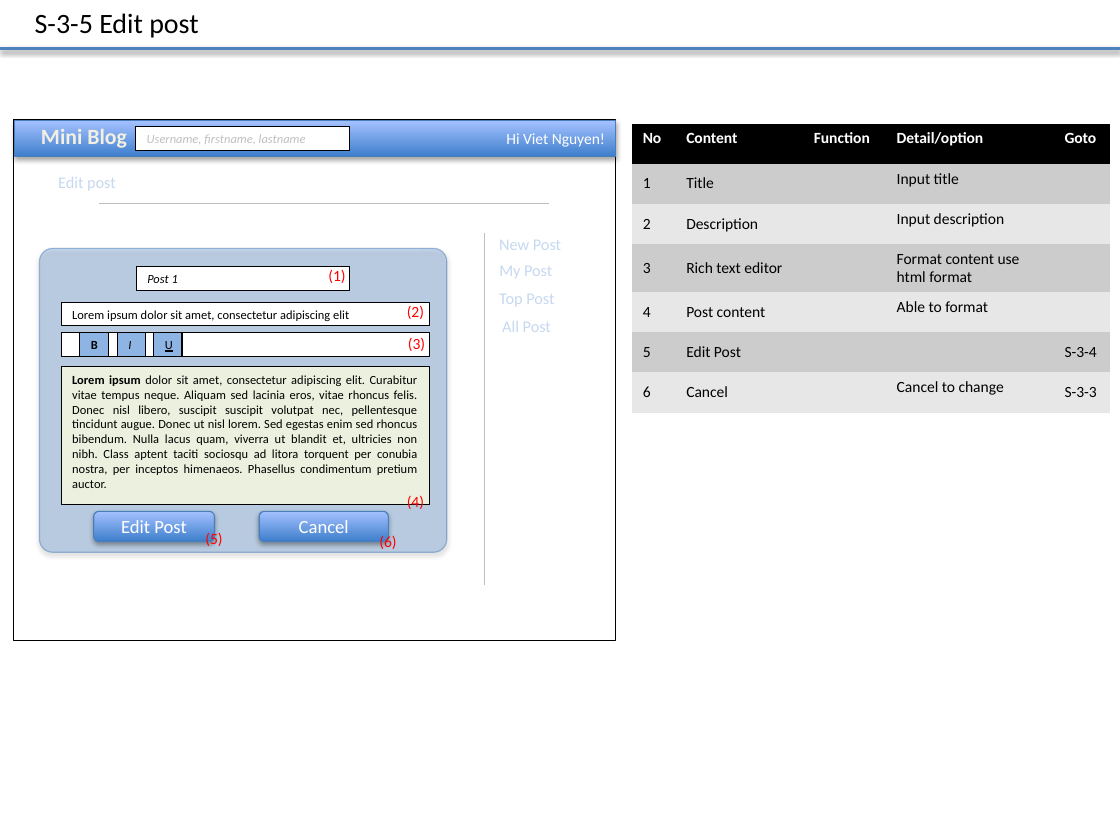
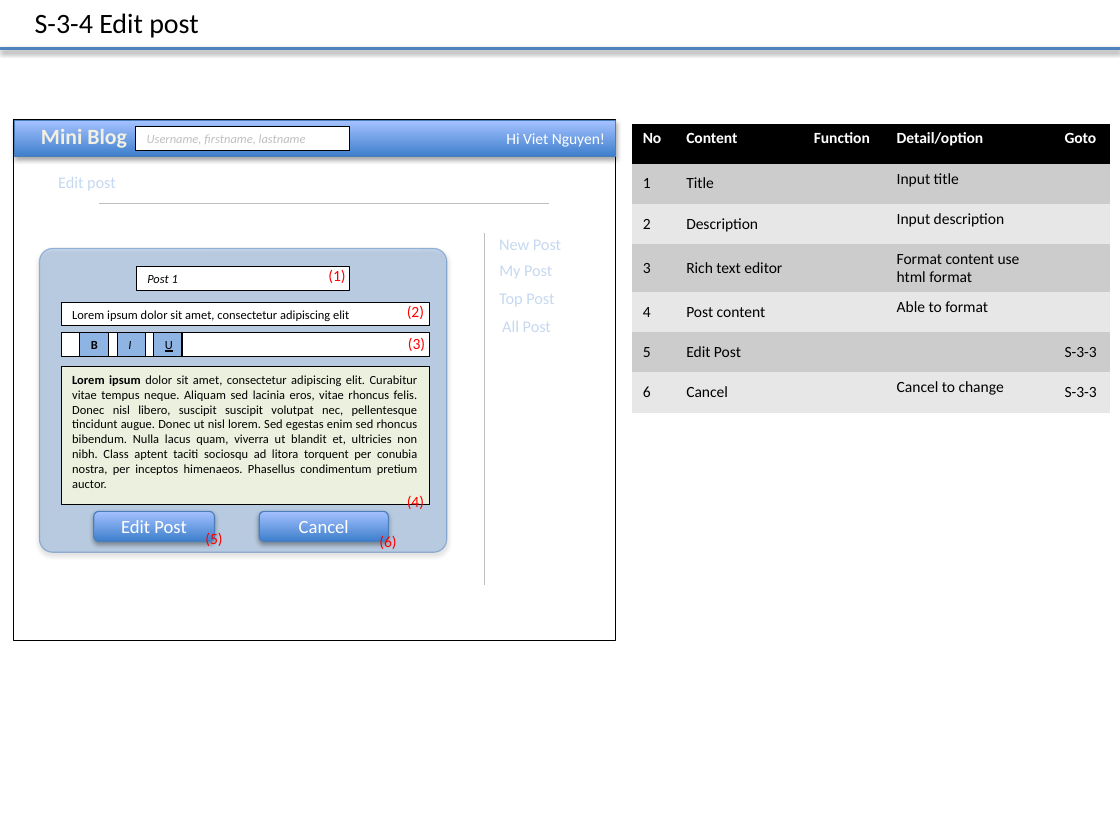
Before and after one commit to Mulodo-Java-Training/miniblog-nguyen.viet, a slide deck: slide 9 of doc/frontend/wireframe/TRN-MiniBlog_WireframeDesign_Nguyen.Viet.pptx. Drawn at 1120x840 pixels with LibreOffice and Linux fonts; fonts in the diff are those of the drawing; background and template pictures are left out. Boxes give left, top, right and bottom in pixels: in the first picture for what was removed or moved away, otherwise in the second. Text is boxed around its words. In the diff, an @@ line names an element or a change of style, - is before the commit and + after.

```diff
--- a/doc/frontend/wireframe/TRN-MiniBlog_WireframeDesign_Nguyen.Viet.pptx
+++ b/doc/frontend/wireframe/TRN-MiniBlog_WireframeDesign_Nguyen.Viet.pptx
@@ text at [35,13,198,38]: text changed @@
-S-3-5 Edit post
+S-3-4 Edit post
@@ table at [632,123,1110,412] @@
-row 6, column 5: S-3-4
+row 6, column 5: S-3-3
```
Also in this commit, not shown: 5 other slides changed.
